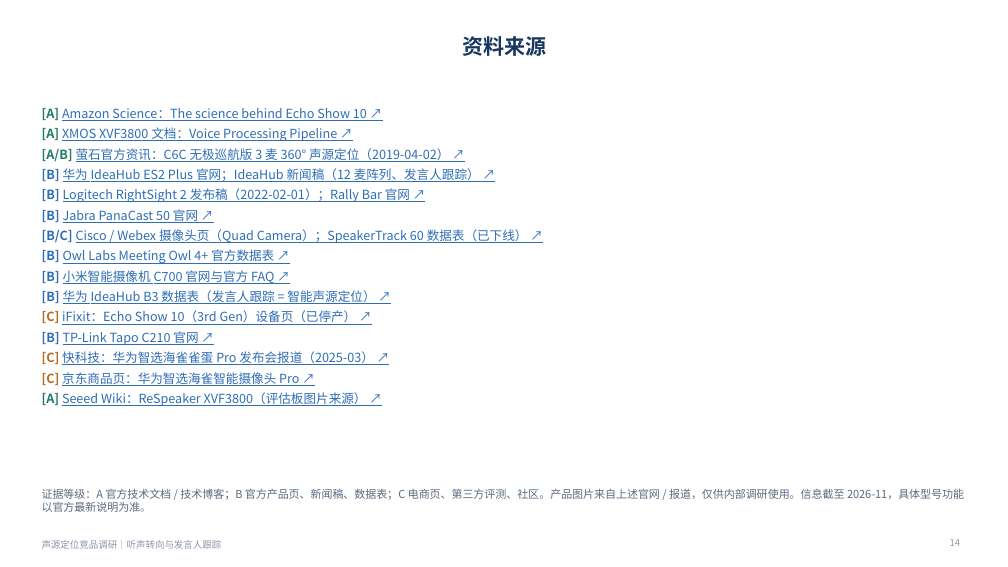
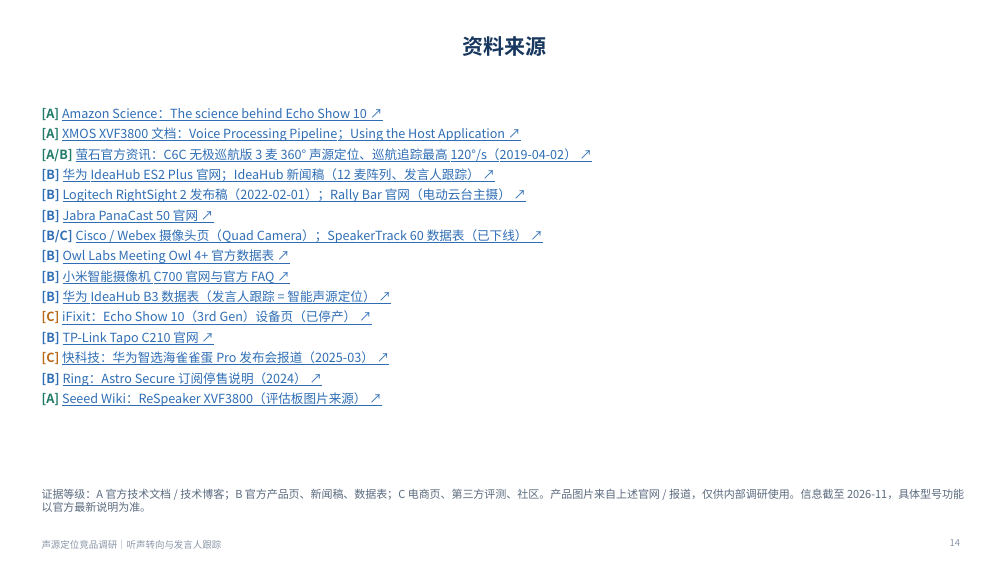
Before and after one commit to ZeroFoxxi/ssl-scene1, a slide deck: slide 14 of 声源定位竞品调研_听声转向与发言人跟踪.pptx. Drawn at 1008x567 pixels with LibreOffice and Linux fonts; fonts in the diff are those of the drawing. Boxes give left, top, right and bottom in pixels: in the first picture for what was removed or moved away, otherwise in the second. Text is boxed around its words. In the diff, an @@ line names an element or a change of style, - is before the commit and + after.

```diff
--- a/声源定位竞品调研_听声转向与发言人跟踪.pptx
+++ b/声源定位竞品调研_听声转向与发言人跟踪.pptx
@@ text at [42, 127, 577, 162]: text changed @@
-• [A] XMOS XVF3800 文档：Voice Processing Pipeline ↗
-• [A/B] 萤石官方资讯：C6C 无极巡航版 3 麦 360° 声源定位（2019-04-02） ↗
+• [A] XMOS XVF3800 文档：Voice Processing Pipeline；Using the Host Application ↗
+• [A/B] 萤石官方资讯：C6C 无极巡航版 3 麦 360° 声源定位、巡航追踪最高 120°/s（2019-04-02） ↗
@@ text at [42, 188, 511, 202]: text changed @@
-• [B] Logitech RightSight 2 发布稿（2022-02-01）；Rally Bar 官网 ↗
+• [B] Logitech RightSight 2 发布稿（2022-02-01）；Rally Bar 官网（电动云台主摄） ↗
@@ text at [42, 372, 307, 386]: text changed @@
-• [C] 京东商品页：华为智选海雀智能摄像头 Pro ↗
+• [B] Ring：Astro Secure 订阅停售说明（2024） ↗
```
Also in this commit, not shown: 11 other slides changed, 3 other files.
